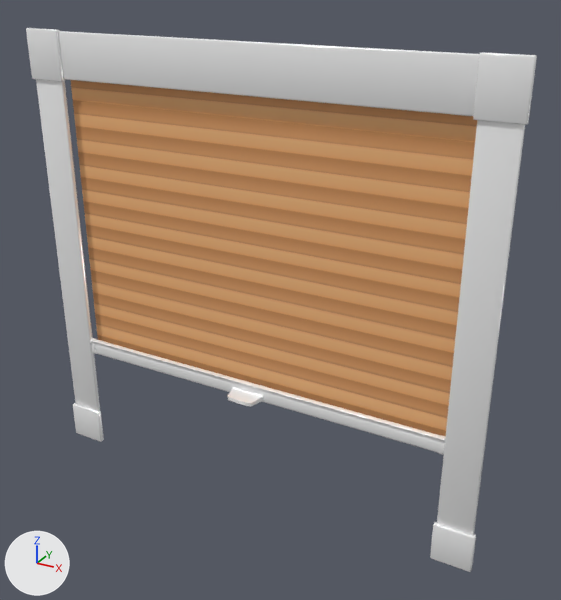
The glTF model models/products/DF Comfort 10.glb, before and after one commit.
The view is the same before and after, from a camera (50 mm lens) standing at (0.966, -1.597, 0.787) and looking at (0.079, 0.016, -0.02). Arrows for +X, +Y and +Z are at lower left; the lights stay in place. Where no turn or scale is listed for an object, it has been applied to the vertices. Vertices at the same position are counted once.
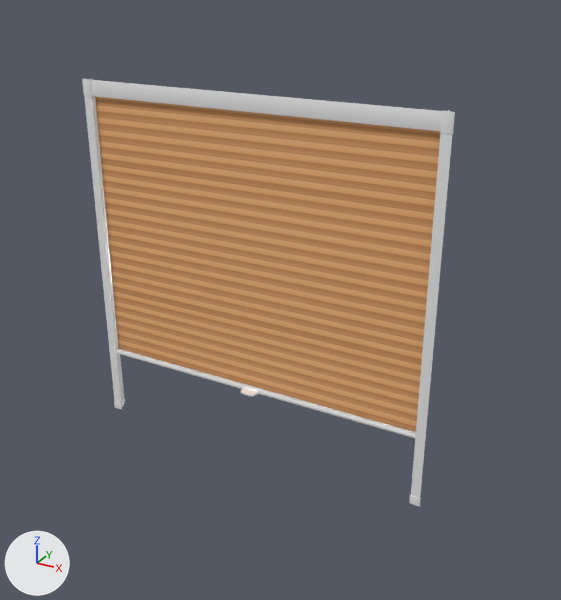
Where the newer file only moved an object's origin or applied its transform, the numbers keep the older frame.

Changed parts and their boxes [x1, y1, x2, y2] in the pictures (561 x 600 px):
'Plane', mesh rescaled, moved (15% narrower)
    before: [71, 80, 477, 436]
    after: [95, 96, 440, 432]
'Cube', deleted
    before: [58, 31, 479, 116]
'Cube.005', deleted
    before: [437, 120, 525, 535]
'Cube.006', deleted
    before: [36, 79, 100, 411]
'Plane.008', added
    after: [91, 80, 441, 131]
'BezierCurve.005', deleted
    before: [93, 339, 441, 453]
'Plane.002', added
    after: [411, 133, 452, 498]
'Cube.001', deleted
    before: [473, 52, 537, 125]
'Plane.001', added
    after: [85, 96, 124, 402]
'Cube.007', added
    after: [117, 348, 415, 438]
'Cube.002', deleted
    before: [26, 28, 65, 82]
'Cube.003', deleted
    before: [430, 522, 476, 572]
'Cube.004', deleted
    before: [73, 403, 104, 442]
'Halterung', mesh rescaled
    before: [228, 387, 264, 406]
    after: [241, 386, 259, 397]
'Plane.007', added
    after: [440, 110, 455, 134]
'Plane.006', added
    after: [82, 78, 93, 97]
'BezierCurve.007', deleted
    before: [438, 435, 445, 455]
'Plane.005', added
    after: [409, 495, 421, 506]
'Plane.003', added
    after: [114, 398, 125, 410]
'BezierCurve.004', reshaped, moved, rescaled (not visible afterwards)
    before: [90, 338, 96, 354]

Diff of the bpy script that builds the scene:
```diff
--- a/models/products/DF Comfort 10.glb.py
+++ b/models/products/DF Comfort 10.glb.py
@@ me_beziercurve_005 @@
 # used by ob_beziercurve_004; location = (-0.546, 0.0, -0.315); rotation_euler = (1.571, 0.0, -1.571), in degrees (90, 0, -90); scale = (0.0249, 0.0255, 0.0341)
-me_beziercurve_005.from_pydata(...)  # 398 vertices, 792 faces; spans x -1.41..1.26, y 0.0..1.93, z -0.2..0.2
+me_beziercurve_005.from_pydata(...)  # 480 vertices, 956 faces; spans x -0.01..0.01, y -0.01..0.01, z 0.0
+# me_beziercurve_005 part 3: 398 vertices removed from x -1.41..1.26, y 0.0..1.93, z -0.2..0.2; 480 vertices added at x -0.01..0.01, y -0.01..0.01, z 0.0
 me_beziercurve_005.materials.append(mat_schiene)
@@ me_cube_013 @@
 me_cube_013.from_pydata(...)  # 1474 vertices, 2944 faces; spans x -0.0498..0.0498, y -0.0238..0.025, z -0.0092..0.0093
+# me_cube_013 part 2: the whole mesh is scaled about its middle by 0.529, then moved by (-0.0001, 0.0295, 0.0025)
 me_cube_013.materials.append(mat_schiene)
@@ me_plane @@
 me_plane.from_pydata(...)  # 8 vertices, 12 faces; spans x -0.549..0.549, y 0.0..0.002, z -0.542..0.297
+# me_plane part 1: the whole mesh is scaled about its middle by (0.86, 1, 0.898), then moved by (0.0, 0.0, -0.043)
 me_plane.materials.append(mat_stoff_01)
@@ ob_beziercurve_004 @@
 ob_beziercurve_004 = bpy.data.objects.new('BezierCurve.004', me_beziercurve_005)
-ob_beziercurve_004.location = (-0.546, 0.0, -0.315)
+ob_beziercurve_004.location = (0.471, 0.003, -0.295)
 ob_beziercurve_004.rotation_euler = (1.571, 0.0, -1.571)  # degrees (90, 0, -90)
-ob_beziercurve_004.scale = (0.0249, 0.0255, 0.0341)
@@ ob_beziercurve_005 @@
-ob_beziercurve_005 = bpy.data.objects.new('BezierCurve.005', me_beziercurve_025)
@@ ob_beziercurve_007 @@
-ob_beziercurve_007 = bpy.data.objects.new('BezierCurve.007', me_beziercurve_001)
@@ ob_cube @@
-ob_cube = bpy.data.objects.new('Cube', me_cube_002)
@@ ob_cube_001 @@
-ob_cube_001 = bpy.data.objects.new('Cube.001', me_cube_003)
@@ ob_cube_002 @@
-ob_cube_002 = bpy.data.objects.new('Cube.002', me_cube_001)
@@ ob_cube_003 @@
-ob_cube_003 = bpy.data.objects.new('Cube.003', me_cube_005)
@@ ob_cube_004 @@
-ob_cube_004 = bpy.data.objects.new('Cube.004', me_cube_004)
@@ ob_cube_005 @@
-ob_cube_005 = bpy.data.objects.new('Cube.005', me_cube_006)
@@ ob_cube_006 @@
-ob_cube_006 = bpy.data.objects.new('Cube.006', me_cube)
@@ ob_plane @@
 ob_plane = bpy.data.objects.new('Plane', me_plane)
-ob_plane.location = (0.0, 0.0, 0.245)
+ob_plane.location = (0.0, 0.003, 0.251)
@@ ob_beziercurve_002 @@
+ob_beziercurve_002 = bpy.data.objects.new('BezierCurve.002', me_beziercurve_002)  # 480 vertices, 956 faces; spans x -0.0016..0.0016, y -0.0119..0.0119, z -0.0087..0.0088; in mat_schiene_003 (white #ffffff)
+ob_beziercurve_002.location = (0.471, 0.003, -0.295)
@@ ob_beziercurve_001 @@
+ob_beziercurve_001 = bpy.data.objects.new('BezierCurve.001', me_beziercurve_002.copy())
+ob_beziercurve_001.location = (-0.472, 0.003, -0.295)
@@ ob_plane_003 @@
+ob_plane_003 = bpy.data.objects.new('Plane.003', me_plane_005)  # 188 vertices, 356 faces; spans x -0.0142..0.0142, y -0.0008..0.0282, z -0.0133..0.0133; in mat_schiene_002 (white #ffffff)
+ob_plane_003.location = (-0.486, -0.009, -0.487)
@@ ob_plane_001 @@
+ob_plane_001 = bpy.data.objects.new('Plane.001', me_plane_004)  # 76 vertices, 154 faces; spans x -0.013..0.013, y 0.0..0.026, z -0.644..0.285; in mat_schiene_002 (white #ffffff)
+ob_plane_001.location = (-0.486, -0.008, 0.17)
@@ ob_plane_002 @@
+ob_plane_002 = bpy.data.objects.new('Plane.002', me_plane_003)  # 76 vertices, 154 faces; spans x -0.013..0.013, y 0.0..0.026, z -0.305..0.624; in mat_schiene_002 (white #ffffff)
+ob_plane_002.location = (0.486, -0.008, -0.169)
@@ ob_plane_005 @@
+ob_plane_005 = bpy.data.objects.new('Plane.005', me_plane_007)  # 188 vertices, 356 faces; spans x -0.0142..0.0142, y -0.0132..0.0132, z -0.0282..0.0008; in mat_schiene_002 (white #ffffff)
+ob_plane_005.location = (0.486, -0.009, -0.487)
+ob_plane_005.rotation_euler = (1.571, 0.0, 0.0)  # degrees (90, 0, 0)
+ob_plane_005.scale = (-1.0, 1.0, 1.0)
@@ ob_plane_006 @@
+ob_plane_006 = bpy.data.objects.new('Plane.006', me_plane_008)  # 188 vertices, 356 faces; spans x -0.0142..0.0142, y -0.0132..0.0132, z -0.0282..0.0008; in mat_schiene_002 (white #ffffff)
+ob_plane_006.location = (-0.486, -0.009, 0.477)
+ob_plane_006.rotation_euler = (1.571, 0.0, 0.0)  # degrees (90, 0, 0)
+ob_plane_006.scale = (1.0, -1.74, 1.09)
@@ ob_plane_007 @@
+ob_plane_007 = bpy.data.objects.new('Plane.007', me_plane_009)  # 188 vertices, 356 faces; spans x -0.0143..0.0143, y -0.0009..0.0306, z -0.023..0.023; in mat_schiene_002 (white #ffffff)
+ob_plane_007.location = (0.486, -0.009, 0.477)
@@ ob_plane_008 @@
+ob_plane_008 = bpy.data.objects.new('Plane.008', me_plane_010)  # 28 vertices, 52 faces; spans x -0.478..0.478, y -0.002..0.001, z -0.021..0.021; in mat_schiene_002 (white #ffffff)
+ob_plane_008.location = (0.0, -0.006, 0.477)
@@ ob_beziercurve_003 @@
+ob_beziercurve_003 = bpy.data.objects.new('BezierCurve.003', me_beziercurve_004)  # 480 vertices, 956 faces; spans x -0.0016..0.0016, y -0.0119..0.0119, z -0.0087..0.0088; in mat_schiene (white #ffffff)
+ob_beziercurve_003.location = (-0.471, 0.003, -0.295)
@@ ob_cube_007 @@
+ob_cube_007 = bpy.data.objects.new('Cube.007', me_cube_001_1)  # 120 vertices, 236 faces; spans x -0.47..0.47, y -0.011..0.011, z -0.009..0.008; in mat_schiene (white #ffffff)
+ob_cube_007.location = (0.0, 0.003, -0.295)
```
